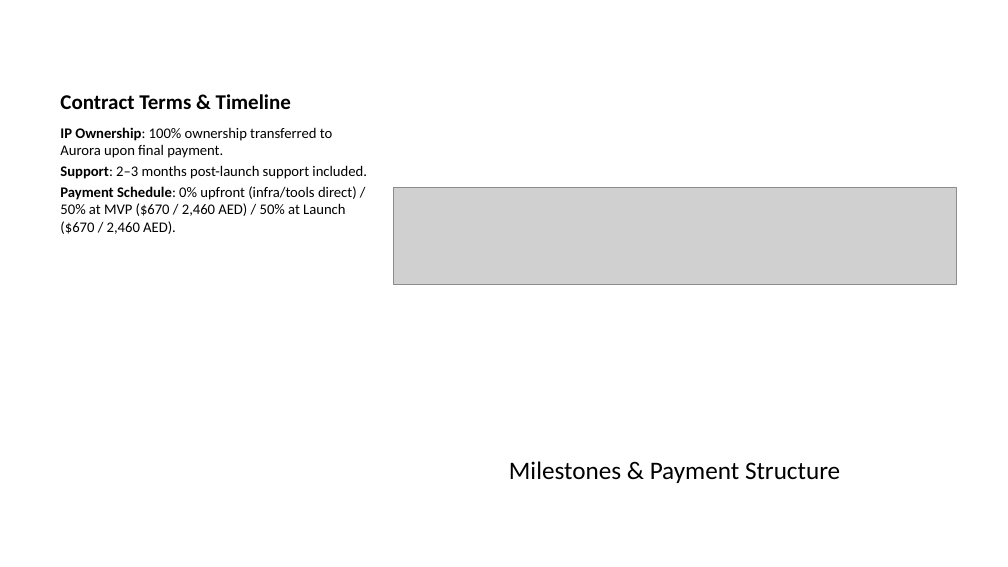
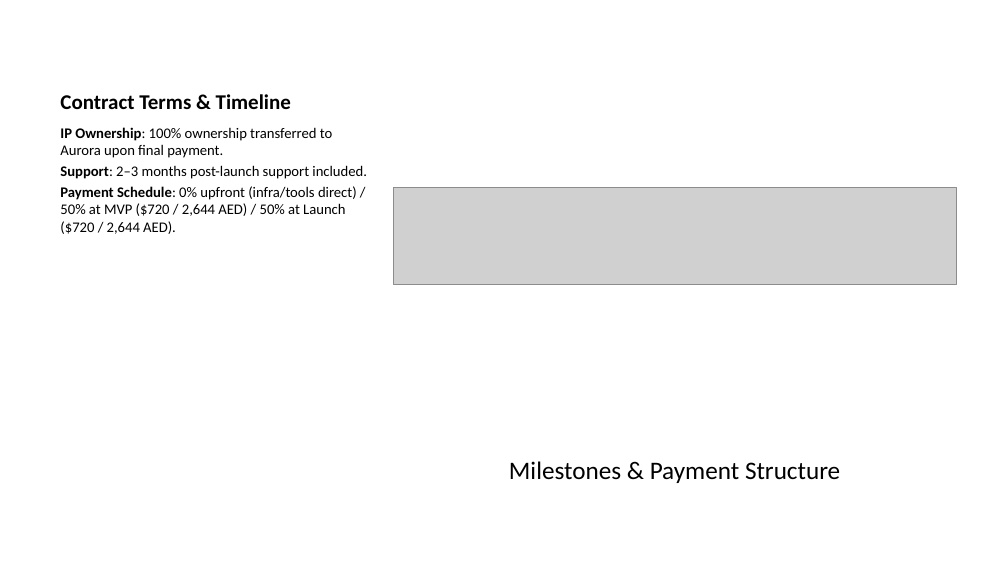
Before and after one commit to igor-kan/quarto-writing, a slide deck: slide 27 of posts/aurora_internal_ai_assistant_proposal_slides.pptx. Drawn at 1008x567 pixels with LibreOffice and Linux fonts; fonts in the diff are those of the drawing; grey boxes stand for pictures. Boxes give left, top, right and bottom in pixels: in the first picture for what was removed or moved away, otherwise in the second. Text is boxed around its words. In the diff, an @@ line names an element or a change of style, - is before the commit and + after.

```diff
--- a/posts/aurora_internal_ai_assistant_proposal_slides.pptx
+++ b/posts/aurora_internal_ai_assistant_proposal_slides.pptx
@@ text at <box>60,186,357,234</box>: text changed @@
-Payment Schedule: 0% upfront (infra/tools direct) / 50% at MVP ($670 / 2,460 AED) / 50% at Launch ($670 / 2,460 AED).
+Payment Schedule: 0% upfront (infra/tools direct) / 50% at MVP ($720 / 2,644 AED) / 50% at Launch ($720 / 2,644 AED).
```
Also in this commit, not shown: 2 other slides changed, 3 other files.
